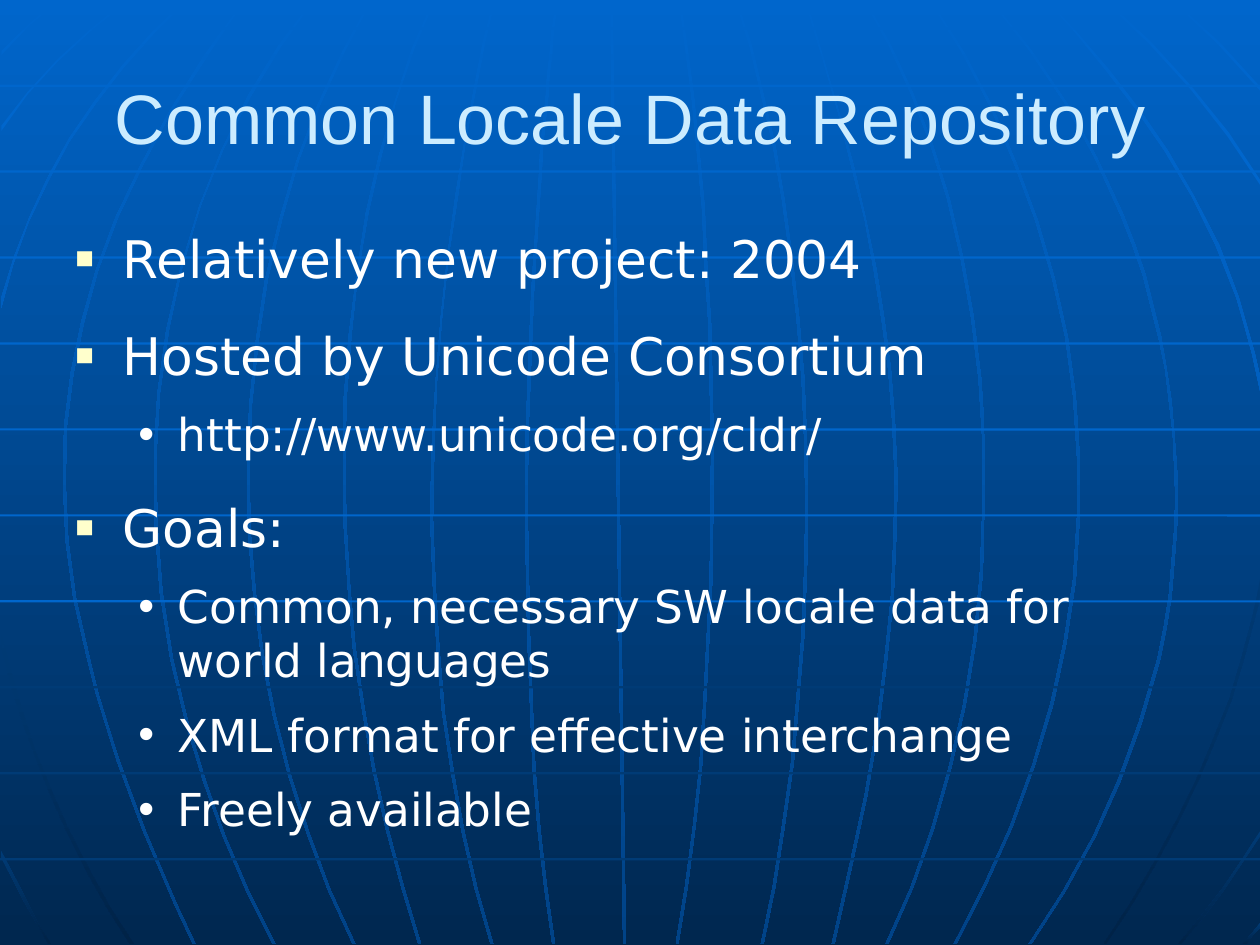
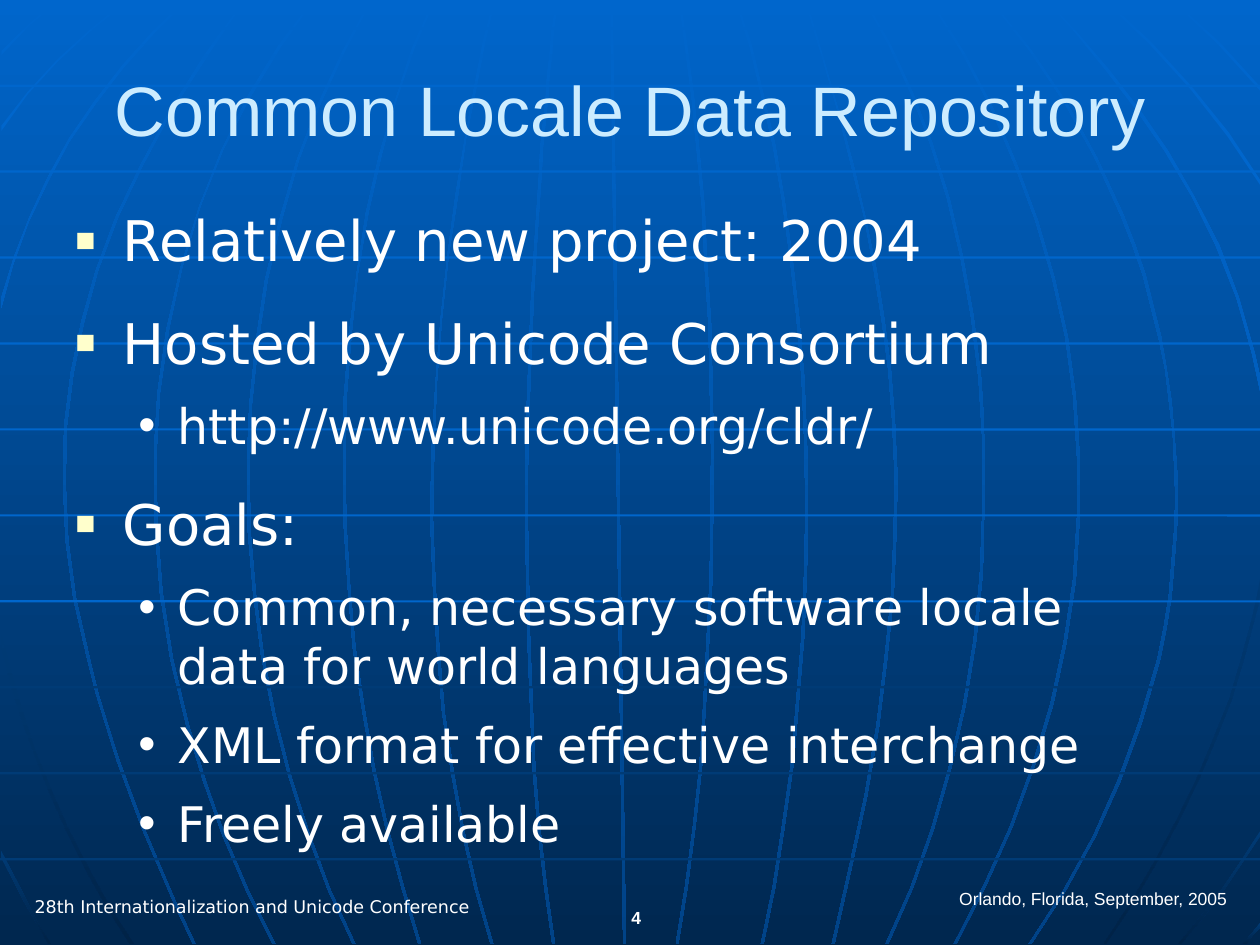
Before and after one commit to hanikesn/cldr, a slide deck: slide 4 of docs/presentations/cldr_overview.ppt. Drawn at 1260x945 pixels with LibreOffice and Linux fonts; fonts in the diff are those of the drawing. Boxes give left, top, right and bottom in pixels: in the first picture for what was removed or moved away, otherwise in the second. Text is boxed around its words. In the diff, an @@ line names an element or a change of style, - is before the commit and + after.

```diff
--- a/docs/presentations/cldr_overview.ppt
+++ b/docs/presentations/cldr_overview.ppt
@@ title "Common Locale Data Repository": place and size @@
-title "Common Locale Data Repository" at <box>115,93,1145,157</box>
+title "Common Locale Data Repository" at <box>115,85,1145,149</box>
@@ text "Relatively new project: 2004": place and size @@
-text "Relatively new project: 2004" at <box>123,238,1069,837</box>
+text "Relatively new project: 2004" at <box>123,218,1079,853</box>
@@ text at <box>123,218,1079,853</box>: size 29.6 to 32 pt in "Relatively new project: 2004", "Hosted by Unicode Consortium", "Goals:"; size 25.9 to 28 pt in "http://www.unicode.org/cldr/", "XML format for effective interchange", "Freely available" @@
@@ text at <box>178,585,1063,695</box>: text changed; size 25.9 to 28 pt @@
-  • Common, necessary SW locale data for world languages
+  • Common, necessary software locale data for world languages
@@ text added at <box>959,892,1227,910</box>, 10 pt, text #FFFFFF @@
+Orlando, Florida, September, 2005
@@ text added at <box>35,900,470,918</box>, 10 pt, text #FFFFFF @@
+28th Internationalization and Unicode Conference
@@ page number added at <box>631,912,641,924</box>, 10 pt, text #FFFFFF, bold @@
+4
```
Also in this commit, not shown: 14 other slides changed, 16 slides added, 5 slides removed.
